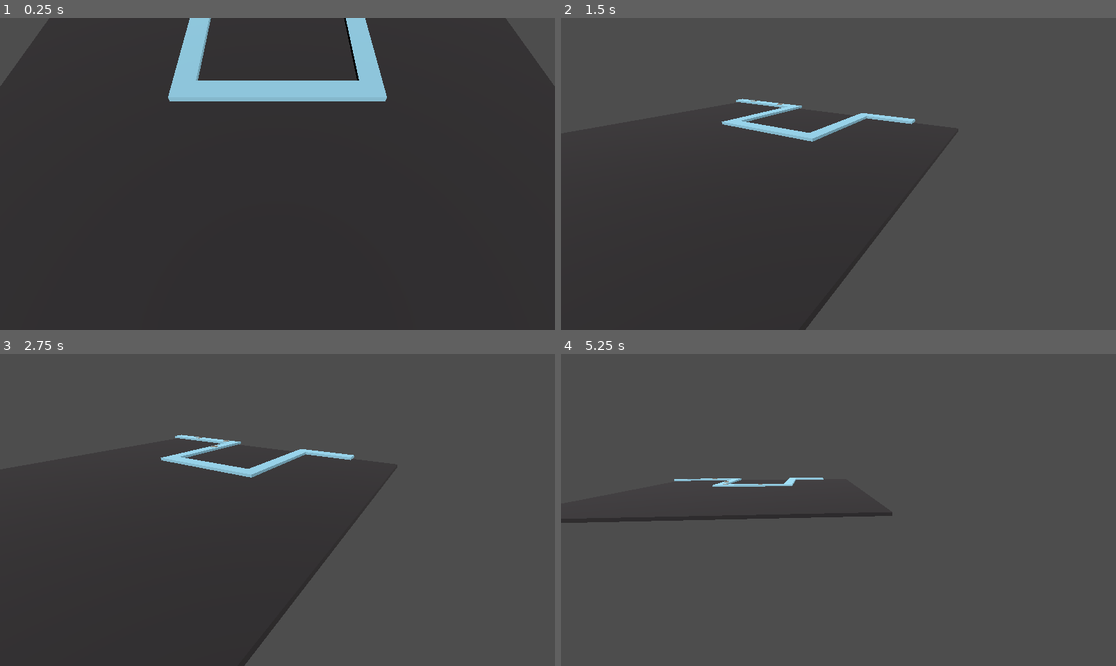
Above: before the commit, frames 1-4 (two rows, left to right).
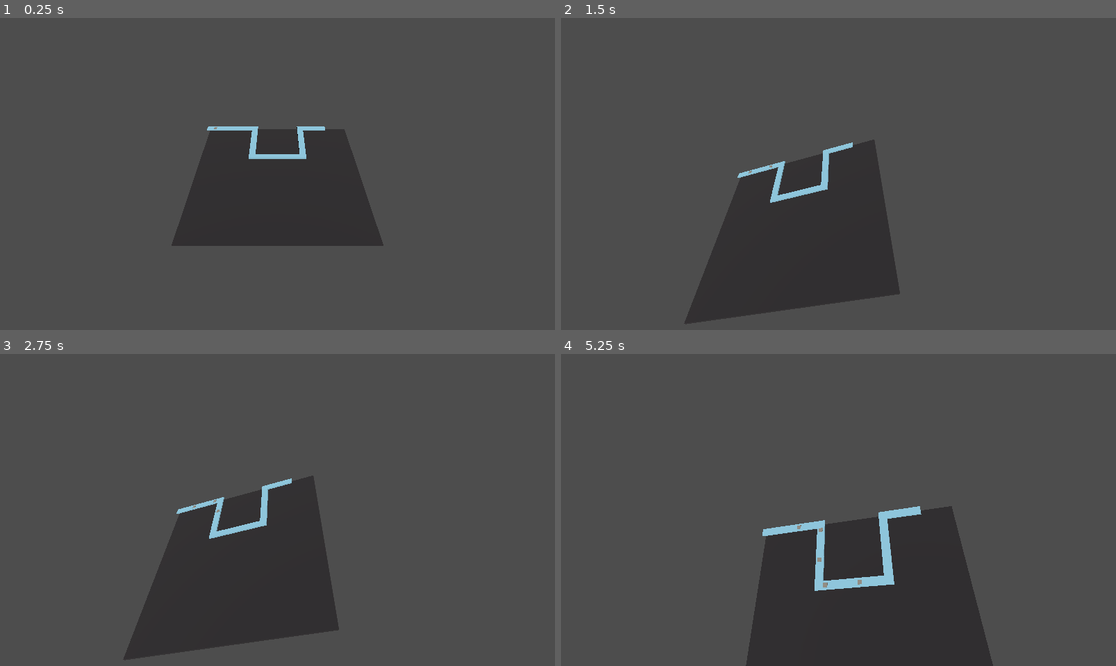
Above: after the commit, the same moments.

Repository: Star-tide/Tower-Defense-Game
Game: Godot game, scene res://scenes/core/GameRoot.tscn
The game is run twice, just before and just after one commit, with the same random seed, the same clock (stepped at 60 frames per second) and the same inputs.
Inputs (mouse positions are in pixels of both pictures, inside the frame that each line leads up to):
- Up to frame 1 (0.25 s): no input
- Up to frame 2 (1.5 s): tap Enter at 0.5 s; move the mouse to (960, 158) at 0.52 s; hold Right 0.53-1.25 s; hold S (camera_move_back) 0.53-1.25 s; click (960, 158) at 0.67 s; drag from (727, 189) to (810, 236) at 1.27 s
- Up to frame 3 (2.75 s): tap Space at 2 s; move the mouse to (333, 441) at 2.02 s; hold Right from 2.03 s (still down); hold A (camera_move_left) from 2.03 s (still down); click (333, 441) at 2.17 s
- Up to frame 4 (5.25 s): release Right at 2.75 s; release A (camera_move_left) at 2.75 s; tap Enter at 2.75 s; drag from (810, 572) to (672, 463) at 2.77 s; tap Space at 3.5 s; move the mouse to (1005, 556) at 3.52 s; hold Left 3.53-4.25 s; hold S (camera_move_back) 3.53-4.25 s; click (1005, 556) at 3.67 s; drag from (672, 463) to (755, 432) at 4.27 s; move the mouse to (866, 510) at 5.02 s; hold Down from 5.03 s (still down); hold A (camera_move_left) from 5.03 s (still down); click (866, 510) at 5.17 s

The runs differ from the first frame. In frame 1, 87% of the frame differs, in the area x 0-100%, y 0-100%; in frame 2, 16%; in frame 3, 16%; in frame 4, 20%.

Commit message:
Switch camera to top-down pan/zoom with screen-aligned WASD

Diff:
--- a/scripts/core/CameraRig.gd
+++ b/scripts/core/CameraRig.gd
@@ -3,20 +3,15 @@
 
 @export var move_speed: float = 12.0
 @export var drag_pan_speed: float = 0.02
-@export var rotate_sensitivity: float = 0.2
-@export var tilt_sensitivity: float = 0.15
 @export var min_zoom_distance: float = 6.0
 @export var max_zoom_distance: float = 60.0
-@export var min_pitch_deg: float = 20.0
-@export var max_pitch_deg: float = 75.0
 @export var focus_point: Vector3 = Vector3(12, 0, 12)
 
 var camera: Camera3D
 var distance: float = 20.0
-var yaw_deg: float = 45.0
-var pitch_deg: float = 45.0
+var yaw_deg: float = 0.0
+var pitch_deg: float = 90.0
 var dragging_pan: bool = false
-var dragging_rotate: bool = false
 
 func _ready() -> void:
 	_ensure_actions()
@@ -48,17 +43,9 @@
 
 func _initialize_from_camera() -> void:
 	var initial_offset: Vector3 = camera.transform.origin - focus_point
-	distance = initial_offset.length()
-	if distance <= 0.001:
-		distance = 20.0
-	var forward_to_focus: Vector3 = -initial_offset
-	var horizontal_length: float = Vector2(forward_to_focus.x, forward_to_focus.z).length()
-	yaw_deg = rad_to_deg(atan2(forward_to_focus.x, forward_to_focus.z))
-	if horizontal_length == 0.0:
-		pitch_deg = 45.0
-	else:
-		pitch_deg = rad_to_deg(atan2(forward_to_focus.y, horizontal_length))
-	pitch_deg = clamp(pitch_deg, min_pitch_deg, max_pitch_deg)
+	distance = max(initial_offset.length(), 20.0)
+	yaw_deg = 0.0
+	pitch_deg = 90.0
 
 func _process(delta: float) -> void:
 	_handle_keyboard_pan(delta)
@@ -68,8 +55,6 @@
 		var mb: InputEventMouseButton = event
 		if mb.button_index == MouseButton.MOUSE_BUTTON_MIDDLE:
 			dragging_pan = mb.pressed
-		elif mb.button_index == MouseButton.MOUSE_BUTTON_RIGHT:
-			dragging_rotate = mb.pressed
 		elif mb.button_index == MouseButton.MOUSE_BUTTON_WHEEL_UP and mb.pressed:
 			_adjust_zoom(-2.0)
 		elif mb.button_index == MouseButton.MOUSE_BUTTON_WHEEL_DOWN and mb.pressed:
@@ -79,25 +64,17 @@
 		var motion: InputEventMouseMotion = event
 		if dragging_pan:
 			_pan_camera(motion.relative)
-		elif dragging_rotate:
-			_rotate_camera(motion.relative)
 
 func _adjust_zoom(delta_dist: float) -> void:
 	distance = clamp(distance + delta_dist, min_zoom_distance, max_zoom_distance)
 	_update_camera_transform()
 
 func _pan_camera(relative: Vector2) -> void:
-	var yaw_rad: float = deg_to_rad(yaw_deg)
-	var forward_ground: Vector3 = Vector3(sin(yaw_rad), 0.0, cos(yaw_rad)).normalized()
-	var right_ground: Vector3 = Vector3(cos(yaw_rad), 0.0, -sin(yaw_rad)).normalized()
+	var forward_ground: Vector3 = Vector3(0, 0, -1)
+	var right_ground: Vector3 = Vector3(1, 0, 0)
 	var pan_vector: Vector3 = (-relative.x * right_ground - relative.y * forward_ground) * drag_pan_speed
 	focus_point += pan_vector
 	global_position += pan_vector
-	_update_camera_transform()
-
-func _rotate_camera(relative: Vector2) -> void:
-	yaw_deg -= relative.x * rotate_sensitivity
-	pitch_deg = clamp(pitch_deg - relative.y * tilt_sensitivity, min_pitch_deg, max_pitch_deg)
 	_update_camera_transform()
 
 func _handle_keyboard_pan(delta: float) -> void:
@@ -112,9 +89,8 @@
 		input_dir.x += 1.0
 	if input_dir == Vector3.ZERO:
 		return
-	var yaw_rad: float = deg_to_rad(yaw_deg)
-	var forward_ground: Vector3 = Vector3(sin(yaw_rad), 0.0, cos(yaw_rad)).normalized()
-	var right_ground: Vector3 = Vector3(cos(yaw_rad), 0.0, -sin(yaw_rad)).normalized()
+	var forward_ground: Vector3 = Vector3(0, 0, -1)
+	var right_ground: Vector3 = Vector3(1, 0, 0)
 	var move: Vector3 = (right_ground * input_dir.x) + (forward_ground * input_dir.z)
 	if move.length() > 0.001:
 		move = move.normalized() * move_speed * delta
@@ -123,12 +99,6 @@
 		_update_camera_transform()
 
 func _update_camera_transform() -> void:
-	var yaw_rad: float = deg_to_rad(yaw_deg)
-	var pitch_rad: float = deg_to_rad(pitch_deg)
-	var dir: Vector3 = Vector3(
-		sin(yaw_rad) * cos(pitch_rad),
-		sin(pitch_rad),
-		cos(yaw_rad) * cos(pitch_rad)
-	).normalized()
+	var dir: Vector3 = Vector3(0, -1, 0)
 	camera.transform.origin = focus_point - dir * distance
-	camera.look_at(focus_point, Vector3.UP)
+	camera.look_at(focus_point, Vector3.FORWARD)
